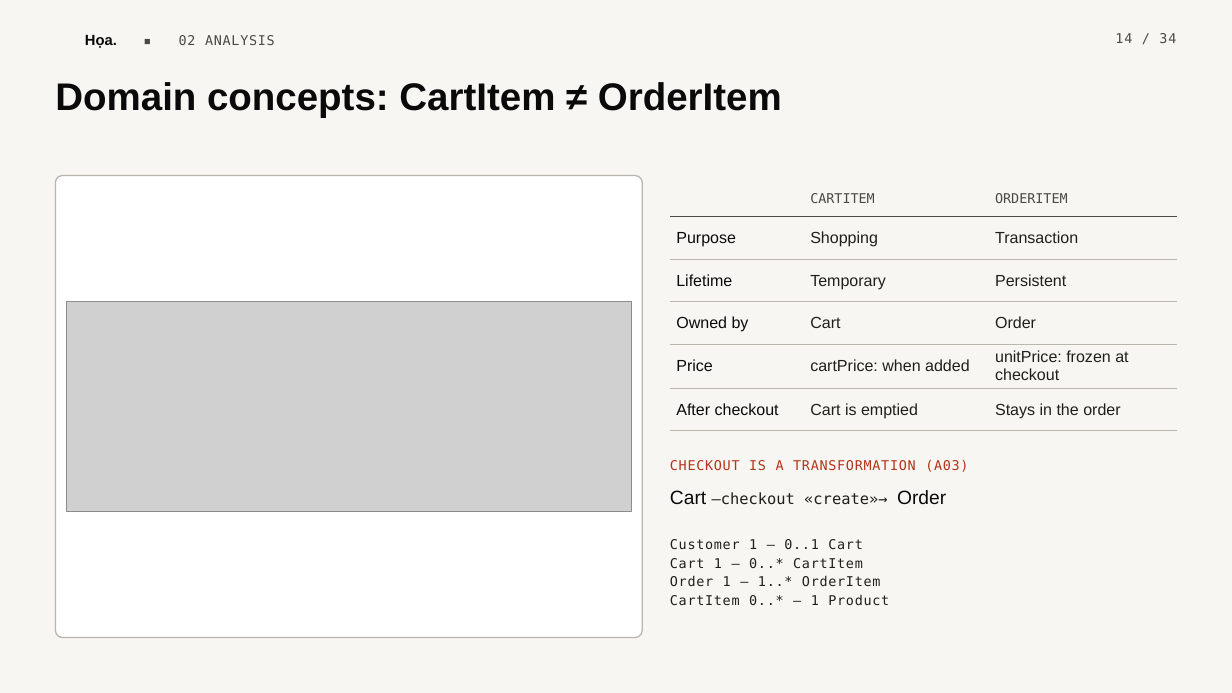
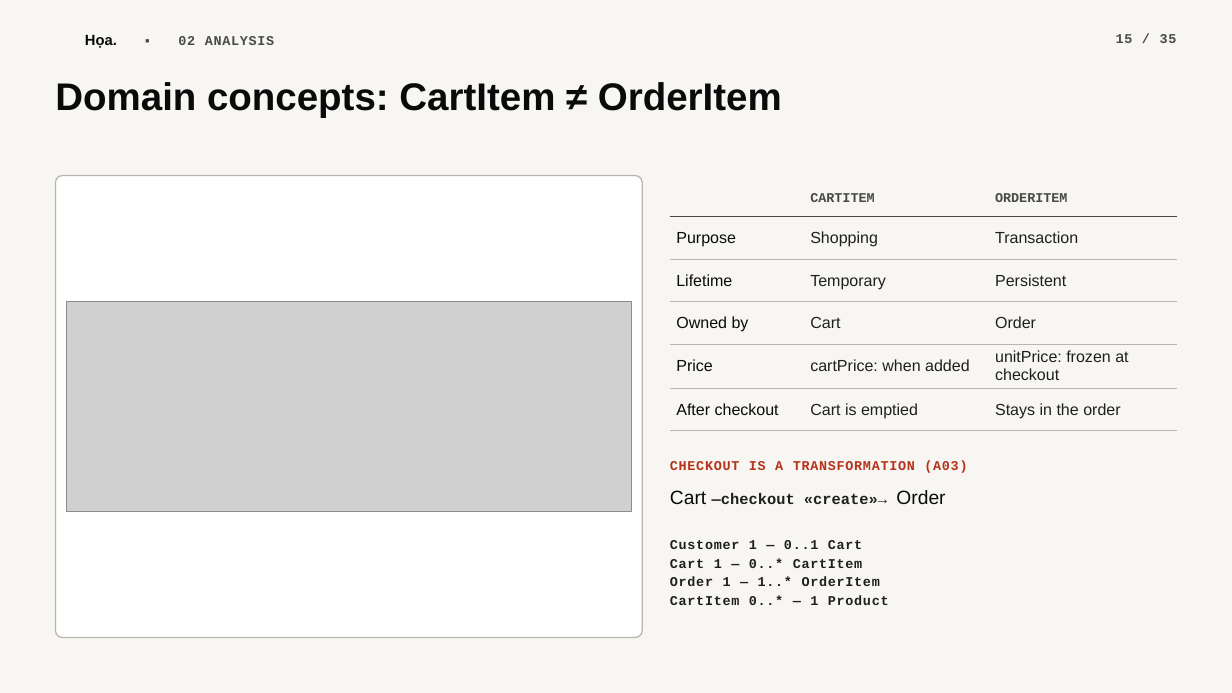
Before and after one commit to scalliontor/Hoa, a slide deck: slide 15 of slides/thuyettrinh_Hoa.pptx (slide 14 before the commit). Drawn at 1232x693 pixels with LibreOffice and Linux fonts; fonts in the diff are those of the drawing; grey boxes stand for pictures; background and template pictures are left out. Boxes give left, top, right and bottom in pixels: in the first picture for what was removed or moved away, otherwise in the second. Text is boxed around its words. In the diff, an @@ line names an element or a change of style, - is before the commit and + after.

```diff
--- a/slides/thuyettrinh_Hoa.pptx
+++ b/slides/thuyettrinh_Hoa.pptx
@@ text "Họa. ▪ 02 ANALYSIS" at [85, 35, 275, 48]: font DejaVu Sans Mono to Courier New, bold on in "▪ 02 ANALYSIS" @@
@@ text at [1116, 34, 1177, 43]: text changed; font DejaVu Sans Mono to Courier New; bold on @@
-14 / 34
+15 / 35
@@ table at [670, 180, 1177, 426] @@
@@ font DejaVu Sans Mono to Courier New, bold on in "CARTITEM", "ORDERITEM" @@
@@ text "CHECKOUT IS A TRANSFORMATION (A03)" at [670, 461, 967, 473]: font DejaVu Sans Mono to Courier New, bold on @@
@@ text "Cart —checkout «create»→ Order" at [670, 490, 945, 504]: font DejaVu Sans Mono to Courier New, bold on in "—checkout «create»→" @@
@@ text "Customer 1 — 0..1 Cart" at [670, 540, 889, 605]: font DejaVu Sans Mono to Courier New, bold on @@
```
Also in this commit, not shown: 33 other slides changed, 1 slide added, 9 other files.
